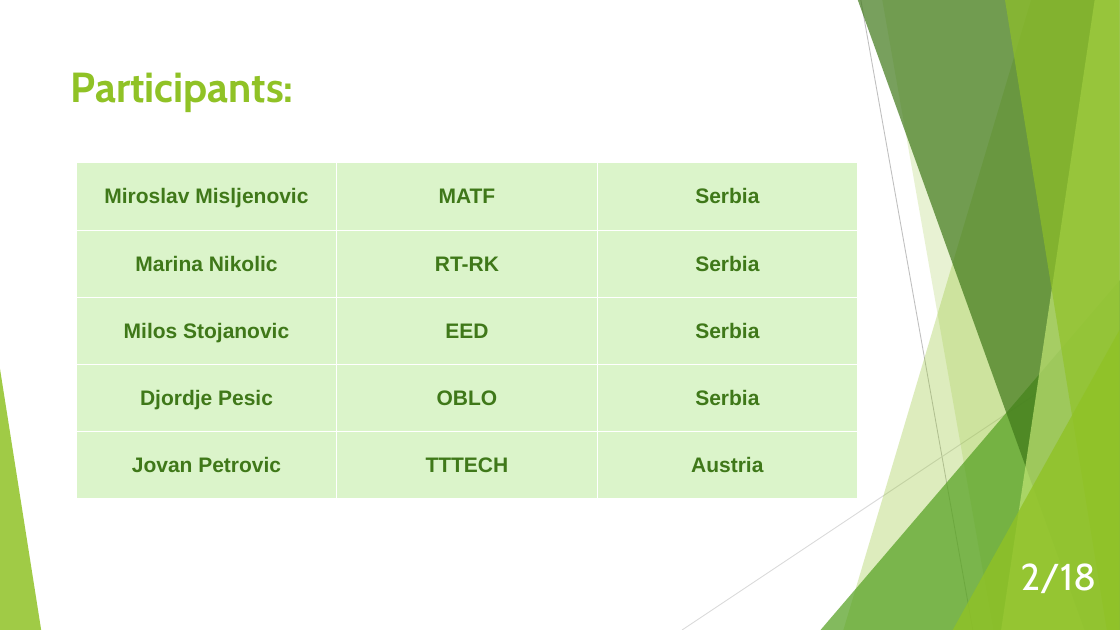
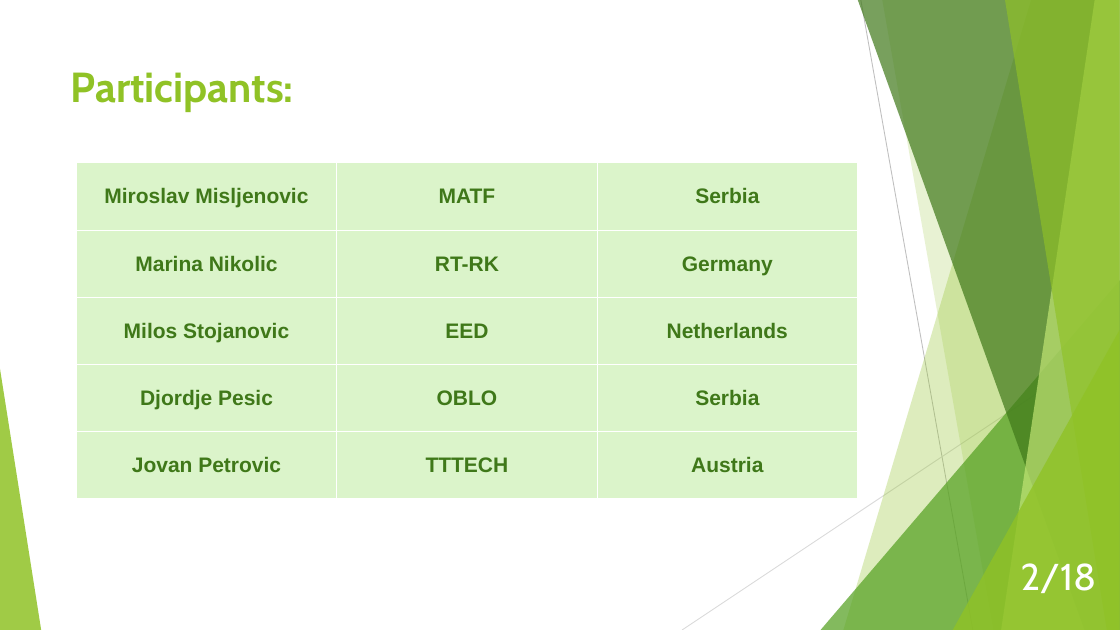
Before and after one commit to MarinaNikolic/UPR, a slide deck: slide 2 of APS.pptx. Drawn at 1120x630 pixels with LibreOffice and Linux fonts; fonts in the diff are those of the drawing. Boxes give left, top, right and bottom in pixels: in the first picture for what was removed or moved away, otherwise in the second. Text is boxed around its words. In the diff, an @@ line names an element or a change of style, - is before the commit and + after.

Commit message:
Partners changed in ppt

```diff
--- a/APS.pptx
+++ b/APS.pptx
@@ table at <box>76,163,858,499</box> @@
-row 2, column 3: Serbia
+row 2, column 3: Germany
-row 3, column 3: Serbia
+row 3, column 3: Netherlands
```
